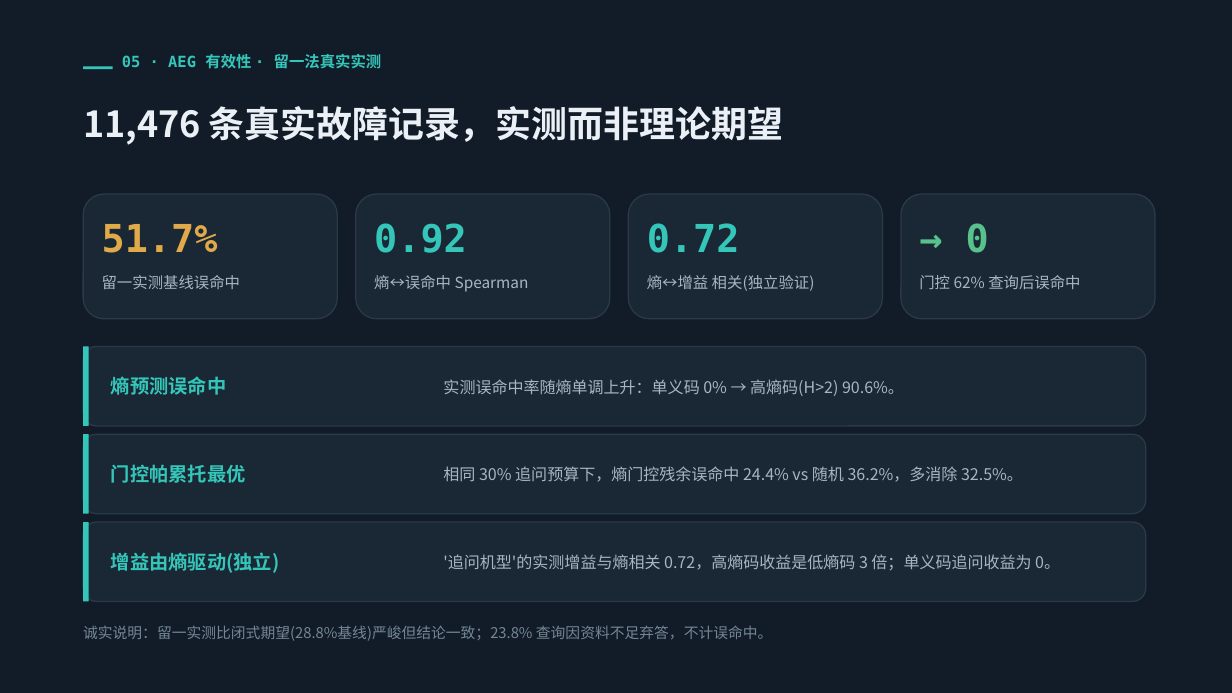
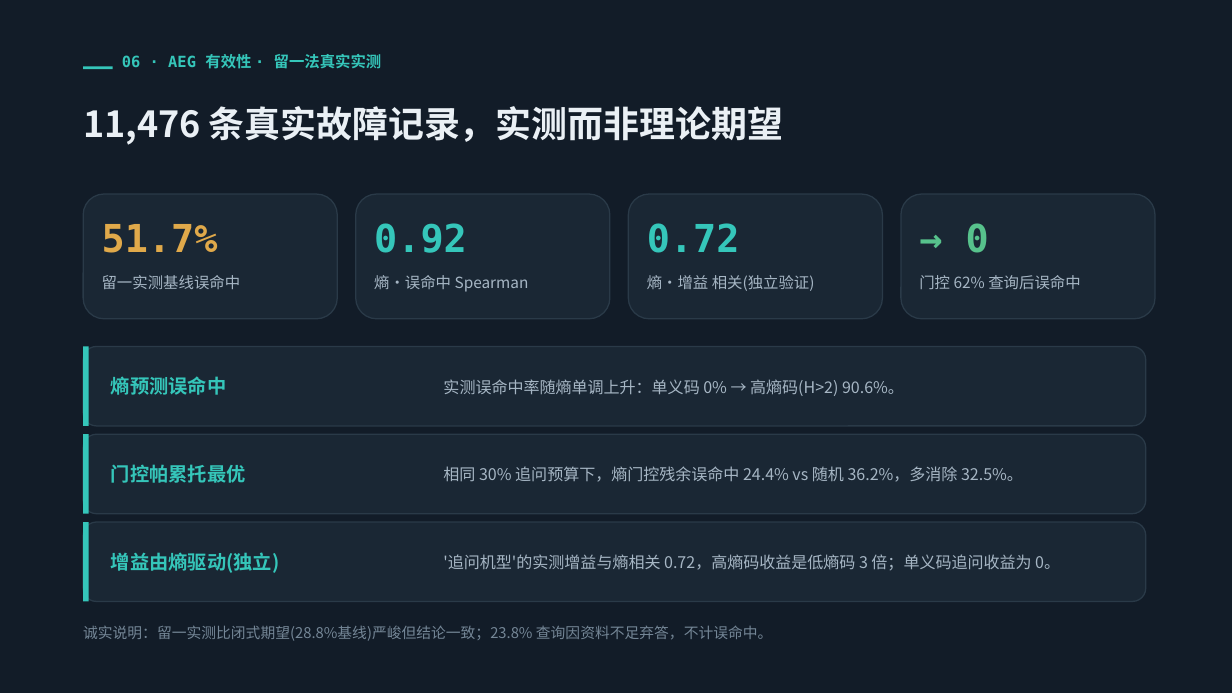
Before and after one commit to SergioTermann/claude_code_src, a slide deck: slide 7 of Windrise-创新点与AEG.pptx (slide 6 before the commit). Drawn at 1232x693 pixels with LibreOffice and Linux fonts; fonts in the diff are those of the drawing. Boxes give left, top, right and bottom in pixels: in the first picture for what was removed or moved away, otherwise in the second. Text is boxed around its words. In the diff, an @@ line names an element or a change of style, - is before the commit and + after.

```diff
--- a/Windrise-创新点与AEG.pptx
+++ b/Windrise-创新点与AEG.pptx
@@ text at [122,54,382,69]: text changed @@
-05 · AEG 有效性 · 留一法真实实测
+06 · AEG 有效性 · 留一法真实实测
@@ text at [374,275,529,292]: text changed @@
-熵↔误命中 Spearman
+熵·误命中 Spearman
@@ text at [647,275,815,291]: text changed @@
-熵↔增益 相关(独立验证)
+熵·增益 相关(独立验证)
```
Also in this commit, not shown: 4 other slides changed, 1 slide added, 2 other files.
